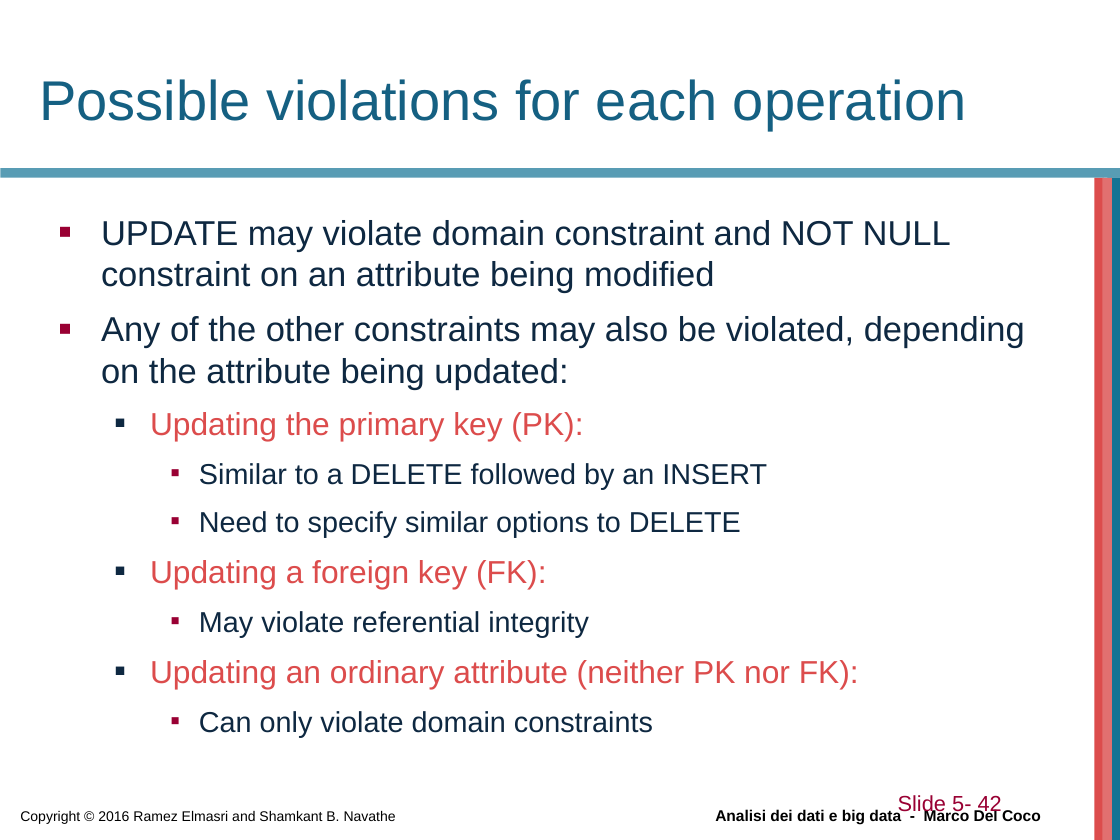
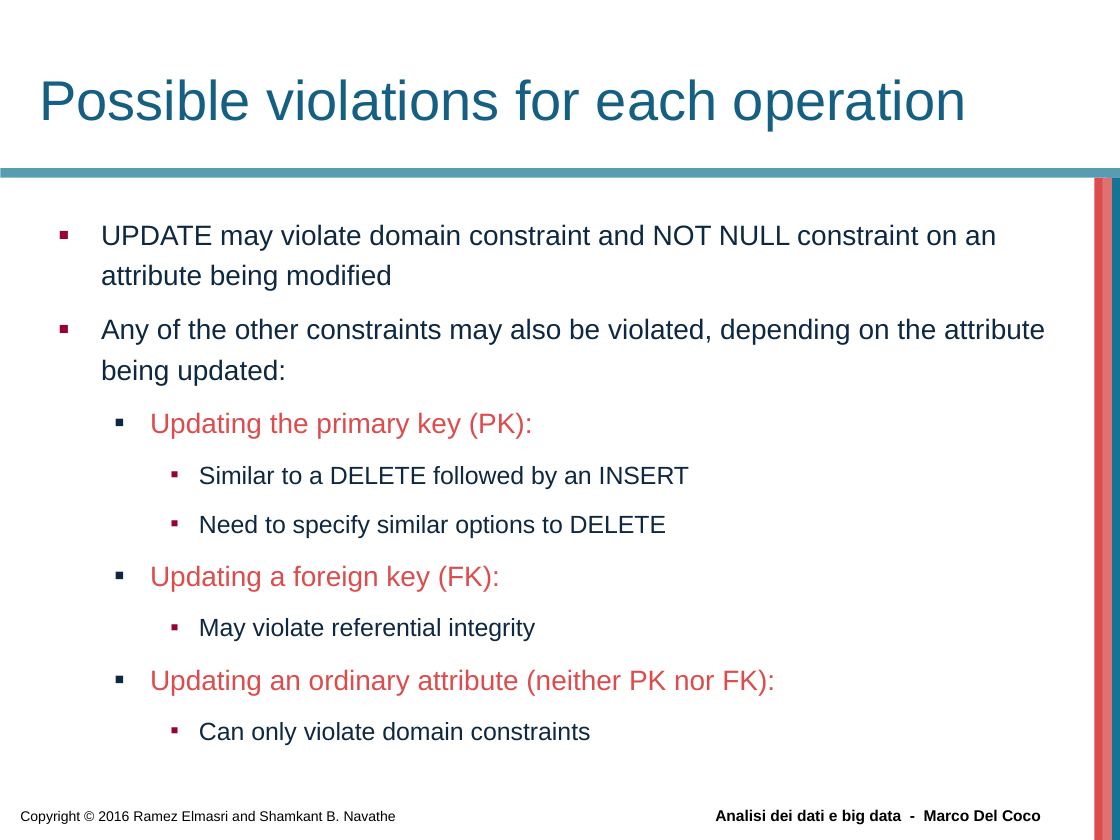
Before and after one commit to beppe2hd/AnalisiDati_BigData, a slide deck: slide 42 of materials/Chapter05.ppt. Drawn at 1120x840 pixels with LibreOffice and Linux fonts; fonts in the diff are those of the drawing; background and template pictures are left out. Boxes give left, top, right and bottom in pixels: in the first picture for what was removed or moved away, otherwise in the second. Text is boxed around its words. In the diff, an @@ line names an element or a change of style, - is before the commit and + after.

```diff
--- a/materials/Chapter05.ppt
+++ b/materials/Chapter05.ppt
@@ text "UPDATE may violate domain constraint ..." at (x1=101, y1=224, x2=1045, y2=745): size 22.2 to 18 pt in "UPDATE may violate domain constraint and NOT ...", "Any of the other constraints may also ..."; size 20.4 to 18 pt in "Updating the primary key (PK):", "Updating a foreign key (FK):", "Updating an ordinary attribute (neither PK nor ..."; size 18.5 to 16 pt in "Similar to a DELETE followed by an ...", "Need to specify similar options to DELETE", "May violate referential integrity", "Can only violate domain constraints"; line spacing 1 to 1.2 @@
@@ page number removed at (x1=898, y1=795, x2=1002, y2=816) @@
-Slide 5- 42
```
Also in this commit, not shown: 11 other slides changed, 2 slides removed.
